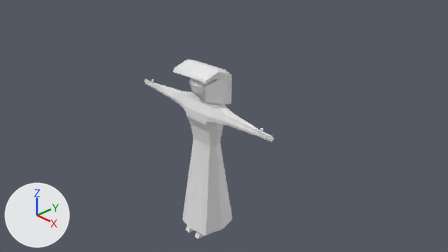
The Blender file Female Villager.blend as it was, and as the next commit left it.
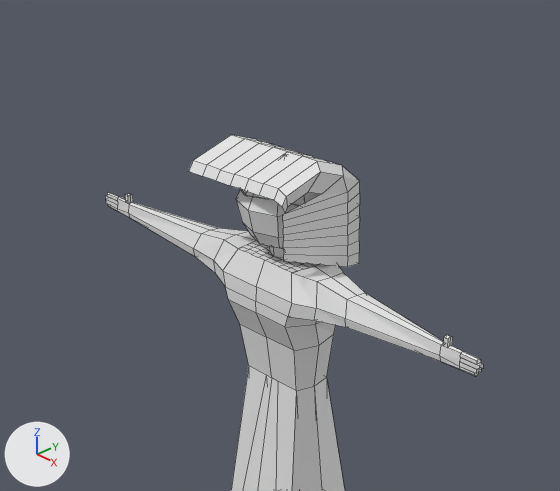
Old and new are each drawn from the file's camera 'Camera' and again close up on the part from 24% to 67% of the width and 5% to 72% of the height. Every picture has the same lights, and +X, +Y and +Z are marked at lower left. The close-ups show mesh edges as thin lines. Materials are left out; every surface is plain grey.
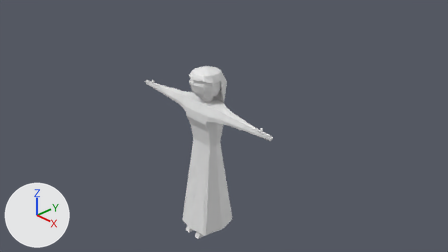
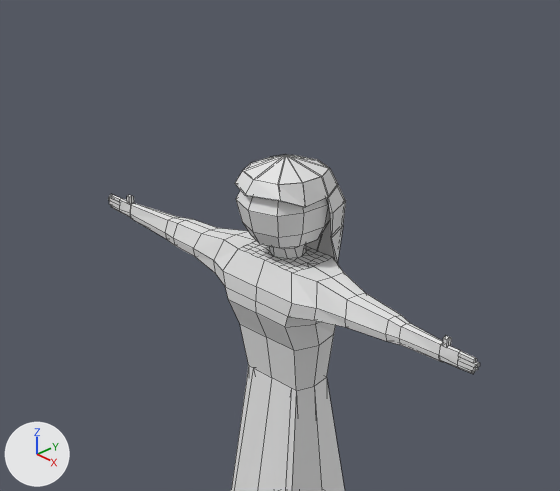
The change in detail:
me_plane has 108 vertices, 88 faces and spans x -0.629..0.426, y -0.448..0.486, z 0.889..1.763.
me_plane is used by ob_plane; location (0.0, 1.365, 1.377); rotation (1.571, 0.0, 0.0), in degrees (90, 0, 0).
Verts and faces of me_plane; kept vertices keep their numbers, new ones are numbered from 108.
Before the commit, vertices of me_plane: 7 (0.426, 0.283, 1.754) at pixel (282, 207), 13 (0.416, 0.224, 1.11) at pixel (347, 192), 21 (0.421, 0.449, 1.379) at pixel (320, 171), 24 (0.317, 0.374, 1.694) at pixel (278, 188), 42 (0.425, 0.349, 1.713) at pixel (286, 196).
Before the commit, vertices of me_plane: 50 (0.424, 0.367, 1.165) at pixel (343, 175), 59 (0.395, 0.265, 1.351) at pixel (321, 194), 64 (0.318, 0.299, 1.74) at pixel (273, 200), 65 (0.312, 0.486, 1.317) at pixel (317, 161), 67 (0.395, 0.254, 1.682) at pixel (287, 207).
Before the commit, vertices of me_plane: 96 (0.393, 0.315, 1.481) at pixel (307, 192), 102 (0.368, 0.196, 1.7) at pixel (282, 214), 103 (0.396, 0.214, 1.707) at pixel (284, 213).
Part 1, on me_plane:
Vertices deleted: 7, 42, 59, 67, 96, 103 (with the faces that use them).
New vertex 108 is at (0.365, 0.272, 1.762).
New vertex 109 is at (0.364, 0.338, 1.721).
New faces: (21, 109, 24, 65), (24, 109, 108, 64), (13, 102, 108, 109, 21, 50).
me_cube_005 is used by ob_cube_004; location (0.0, 0.0, 0.0); scale (0.348, 0.348, 0.348).
me_cube_005 had 491 vertices, 475 faces and spanned x -6.08..6.08, y -1.63..1.5, z -6.8..5.29.
me_cube_005 now has 537 vertices, 520 faces and spans x -5.96..5.99, y -1.63..1.5, z -6.8..5.29.
Part 2, on me_cube_005:
18 vertices are removed from x -1.25..1.25, y -0.86..0.59, z 2.15..3.05.
23 faces are deleted.
4 vertices move from x -1.0..1.0, y -1.47..-0.45, z -6.21..0.14 to x -1.1..1.1, y -1.47..-0.45, z -6.21..0.14.
1 vertex is added at (0.94, -0.03, 3.05).
9 new faces join them.
Part 3, on me_cube_005:
68 vertices are removed from x -6.08..6.08, y -0.5..-0.32, z 2.52..3.05.
78 faces are deleted.
44 vertices move from x -5.6..5.6, y -0.51..-0.31, z 2.46..3.08 to x -5.05..5.08, y -0.57..0.07, z 2.29..2.91.
101 vertices are added at x -5.96..5.99, y -0.55..-0.08, z 2.46..2.89.
8 new vertices lie (0.0, 0.0, 0.04) away from vertices in x -5.86..5.89, y -0.49..-0.37, z 2.56..2.58.
7 new vertices lie (0.0, 0.01, 0.17) away from vertices in x -5.18..5.21, y -0.47..-0.34, z 2.84..2.88.
5 new vertices lie (0.0, 0.05, 0.0) away from vertices in x -5.95..5.98, y -0.49..-0.42, z 2.72..2.79.
5 new vertices lie (0.0, 0.01, 0.18) away from vertices in x -5.18..5.21, y -0.47..-0.35, z 2.84..2.85.
5 new vertices lie (0.0, 0.01, 0.09) away from vertices in x -5.88..5.91, y -0.48..-0.44, z 2.53..2.8.
137 new faces join them.
Object 'Plane' (ob_plane) is now hidden.

Pixel boxes [x1, y1, x2, y2] of what changed, in the close-ups (560 x 491 px):
'Cube.004', reshaped
    before: [105, 189, 483, 491]
    after: [108, 155, 480, 491]
'Plane', hidden
    before: [189, 135, 360, 267]
part 1 of me_plane, cut back
    before: [274, 161, 348, 214]
part 2 of me_cube_005, cut back
    both: [231, 231, 343, 491]
part 3 of me_cube_005, built on
    before: [105, 192, 483, 376]
    after: [108, 194, 480, 374]
